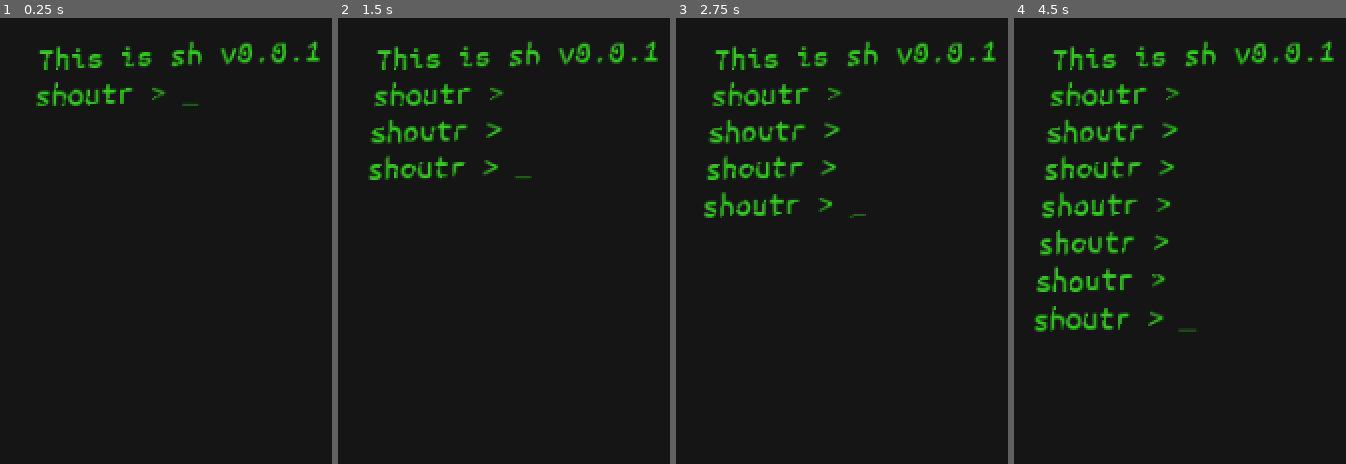
Above: before the commit, frames 1-4 (left to right).
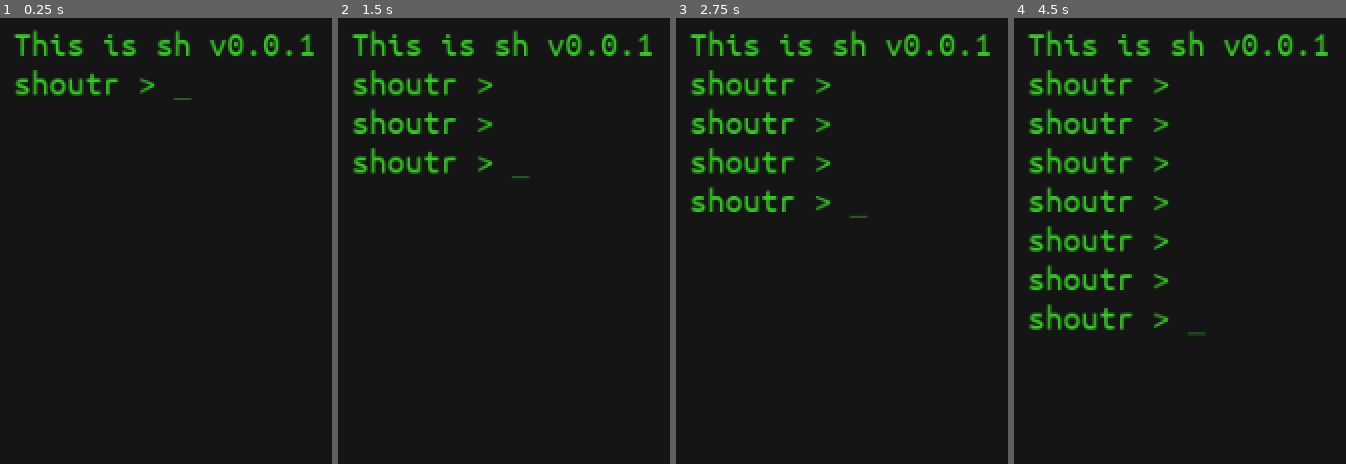
Above: after the commit, the same moments.

Repository: SmBe19/LD46
Game: Godot game, scene res://scn/root.tscn
Two runs of this game, one before a commit and one after it. Both use one fixed random seed, a clock stepped at 60 frames per second and the inputs below.
Inputs:
- Up to frame 1 (0.25 s): no input
- Up to frame 2 (1.5 s): tap Enter at 0.5, 1.35 s; tap Backspace at 0.6 s; tap Space at 0.77, 1.25 s
- Up to frame 3 (2.75 s): tap Space at 1.52 s; tap Enter at 2 s; tap Backspace at 2.1 s
- Up to frame 4 (4.5 s): tap Space at 2.75, 3.02, 3.77, 4.25 s; tap Enter at 2.85, 3.5, 4.35 s; tap Backspace at 3.6 s

The runs differ from the first frame. In frame 1, 4.2% of the frame differs, in the area x 4-97%, y 2-20%; in frame 2, 6.7%; in frame 3, 7.9%; in frame 4, 11%, in the area x 4-97%, y 2-72%.

Commit message:
add man pages

Diff:
--- a/scn/root.tscn
+++ b/scn/root.tscn
@@ -1,15 +1,10 @@
-[gd_scene load_steps=6 format=2]
+[gd_scene load_steps=4 format=2]
 
 [ext_resource path="res://src/TerminalManager.gd" type="Script" id=1]
 [ext_resource path="res://fnt/terminalfont.tres" type="DynamicFont" id=2]
-[ext_resource path="res://src/crt.shader" type="Shader" id=3]
 
 [sub_resource type="StyleBoxFlat" id=1]
 bg_color = Color( 0.0823529, 0.0823529, 0.0823529, 1 )
-
-[sub_resource type="ShaderMaterial" id=2]
-shader = ExtResource( 3 )
-shader_param/size = Vector2( 860, 560 )
 
 [node name="Root" type="Control"]
 anchor_right = 1.0
@@ -39,7 +34,6 @@
 }
 
 [node name="Buffer" type="RichTextLabel" parent="Terminal"]
-material = SubResource( 2 )
 margin_left = 20.0
 margin_top = 20.0
 margin_right = 880.0
@@ -48,4 +42,3 @@
 custom_colors/default_color = Color( 0.211765, 0.811765, 0.141176, 1 )
 bbcode_text = "Hello world!"
 text = "Hello world!"
-scroll_active = false
--- /dev/null
+++ b/src/cmd/help.gd
@@ -0,0 +1,12 @@
+extends Process
+
+func run(args):
+	send_output("Resign lobster!")
+	return 0
+
+func help():
+	send_output("Help helps")
+	usage()
+
+func usage():
+	send_output("Usage: help")
--- a/src/cmd/install.gd
+++ b/src/cmd/install.gd
@@ -1,11 +1,19 @@
 extends Process
+
+func help():
+	send_output("Installs a service on this server. Make sure you have enough space available.")
+	send_output("Use man <service_name> to find out more about specific services.")
+	usage()
+
+func usage():
+	send_output('usage: install <service_name>')
 
 func run(args):
 	if not server:
 		send_output('Can only run on a server')
 		return 1
 	if len(args) != 2:
-		send_output('usage: install <service_name>')
+		usage()
 		return 1
 	var res = server.install_service(args[1])
 	if res:
--- /dev/null
+++ b/src/cmd/man.gd
@@ -0,0 +1,28 @@
+extends Process
+
+func usage():
+	send_output('usage: man <page>')
+
+func help():
+	send_output("man is the system's manual pager. Each page argument given" +
+	" to man is normally the name of a program, service or request. " +
+	"The manual page associated with each of these arguments is then found and displayed.")
+	usage()
+
+func run(args):
+	if len(args) != 2:
+		usage()
+		return 1
+	var process = spawn_subprocess(args[1])
+	if process is Process:
+		send_output('== ' + args[1] + " (Process) ==")
+		process.help()
+	if RequestHandler.request_types.has(args[1]):
+		var request = RequestHandler.request_types[args[1]]
+		send_output("== " + args[1] + " (Request) ==")
+		send_output("Full name: " + request.human_name)
+		send_output("This request can be split into the following subrequests: ")
+		for r in request.requirements:
+			send_output(" * " + r.type.full_name + " x" + str(r.count))
+
+	return 0
--- a/src/cmd/sh.gd
+++ b/src/cmd/sh.gd
@@ -32,31 +32,24 @@
 		match cmd[0]:
 			"cd":
 				cd(cmd)
+				continue
 			"set":
 				set_var(cmd)
-			"help":
-				help(cmd)
+				continue
 			"logout":
 				logout(cmd)
+				continue
 			"connect":
 				connect_server(cmd)
-			_:
-				if cmd[0].is_valid_identifier():
-					var script = load("res://src/cmd/" + cmd[0] + ".gd")
-					if script != null:
-						var process = script.new()
-						process.output_process = output_process
-						process.server = server
-						process.fs_root = fs_root
-						process.cwd = cwd
-						var res = process.run(cmd)
-						if res is GDScriptFunctionState:
-							res = yield(res, "completed")
-						send_output(cmd[0] + " returned " + str(res))
-					else:
-						send_output(cmd[0] + ": command not found")
-				else:
-					send_output(cmd[0] + ": command not found")
+				continue
+		var process = spawn_subprocess(cmd[0])
+		if not process is Process:
+			send_output(process)
+			continue
+		var res = process.run(cmd)
+		if res is GDScriptFunctionState:
+			res = yield(res, "completed")
+		send_output(cmd[0] + " returned " + str(res))
 
 func prompt():
 	if server:
@@ -97,9 +90,6 @@
 		return
 	fs_root = server.fs_root
 	cwd = fs_root
-
-func help(args):
-	send_output("git gud")
 
 func set_var(args):
 	if len(args) != 3:
--- a/src/process.gd
+++ b/src/process.gd
@@ -13,6 +13,12 @@
 
 func run(args):
 	pass
+
+func help():
+	send_output("Help! I need somebody, help! Help me!")
+
+func usage():
+	send_output("Don't treat my like a tool")
 
 func get_input():
 	if input_queue.empty():
@@ -32,6 +38,20 @@
 	if output_process is Terminal:
 		output_process.disconnect("key_pressed", self, "receive_keypress")
 
+func spawn_subprocess(name):
+	if not name.is_valid_identifier():
+		return (name + ": command not found")
+	var script = load("res://src/cmd/" + name + ".gd")
+	if script == null:
+		return (name + ": command not found")
+
+	var process = script.new()
+	process.output_process = output_process
+	process.server = server
+	process.fs_root = fs_root
+	process.cwd = cwd
+	return process
+
 func receive_keypress(key):
 	pass
 
